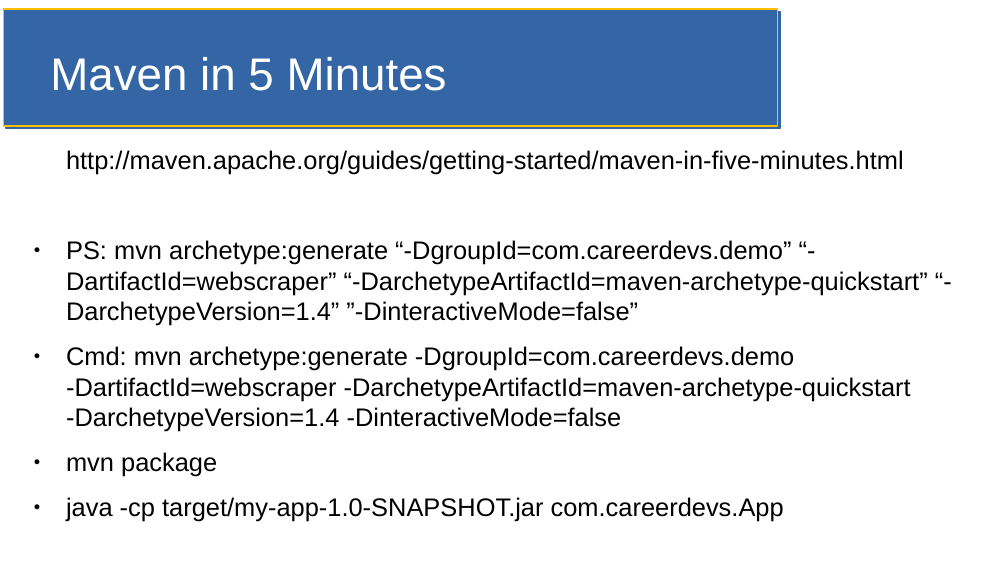
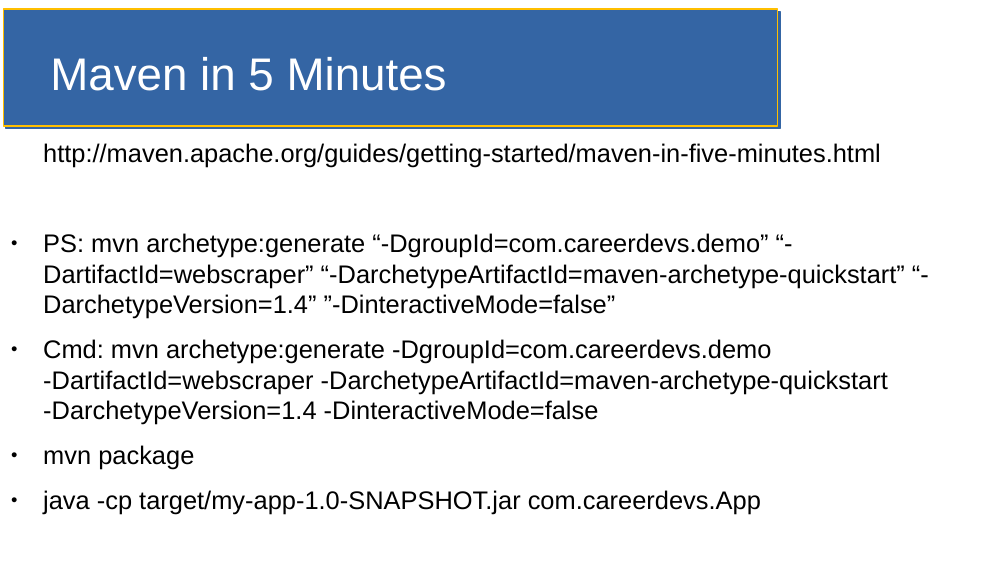
Before and after one commit to jfdoyle3/maven_class, a slide deck: slide 6 of slides/maven.odp (slide 5 before the commit). Drawn at 1008x567 pixels with LibreOffice and Linux fonts; fonts in the diff are those of the drawing. Boxes give left, top, right and bottom in pixels: in the first picture for what was removed or moved away, otherwise in the second. Text is boxed around its words. In the diff, an @@ line names an element or a change of style, - is before the commit and + after.

Commit message:
Added a non active maven slide

```diff
--- a/slides/maven.odp
+++ b/slides/maven.odp
@@ text "http://maven.apache.org/guides/getting-started/maven-in-five ...": place and size @@
-text "http://maven.apache.org/guides/getting-started/maven-in-five ..." at [66, 150, 928, 522]
+text "http://maven.apache.org/guides/getting-started/maven-in-five ..." at [43, 143, 905, 515]
```
Also in this commit, not shown: 2 other slides changed, 2 slides added, 1 slide removed, 1 other file.
